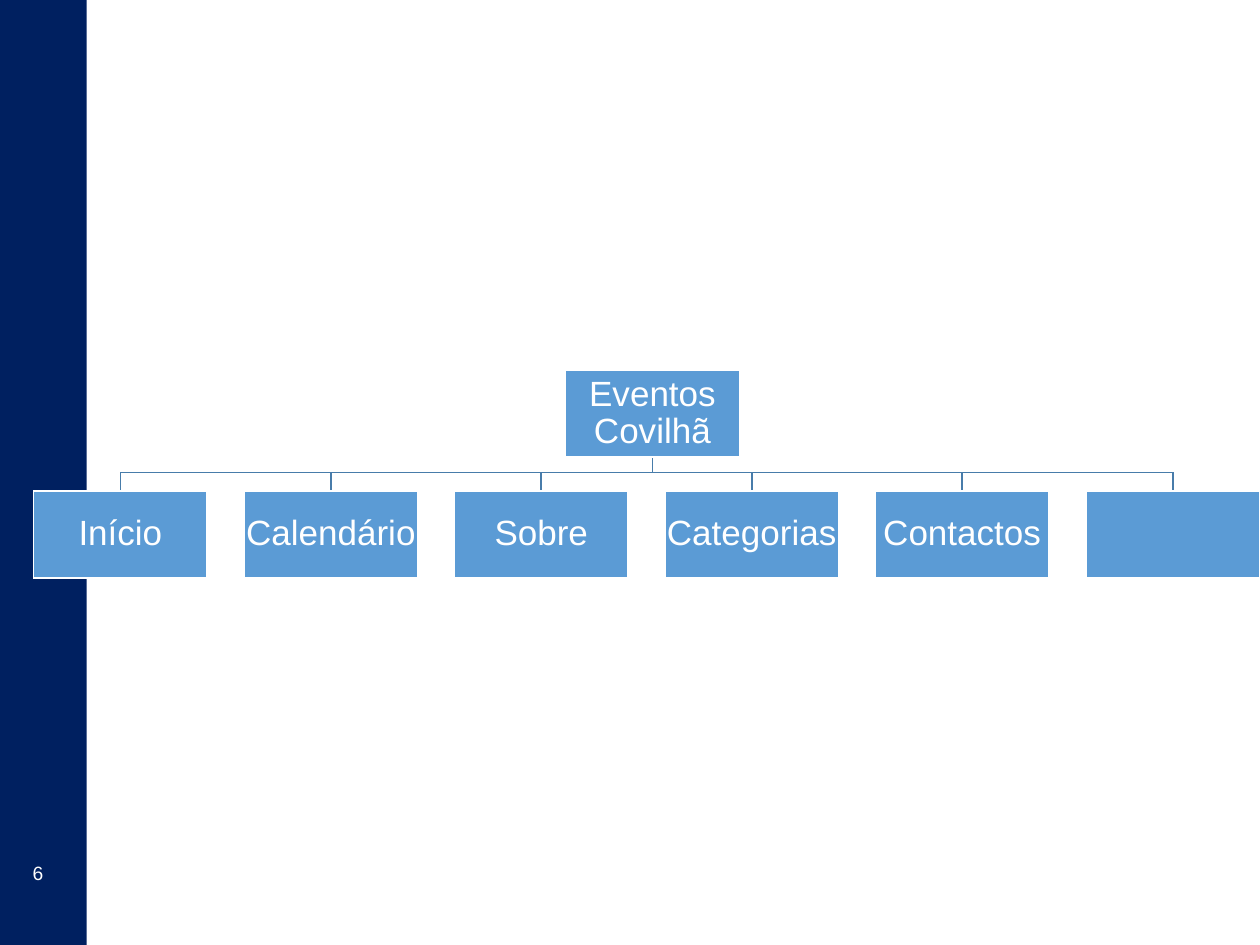
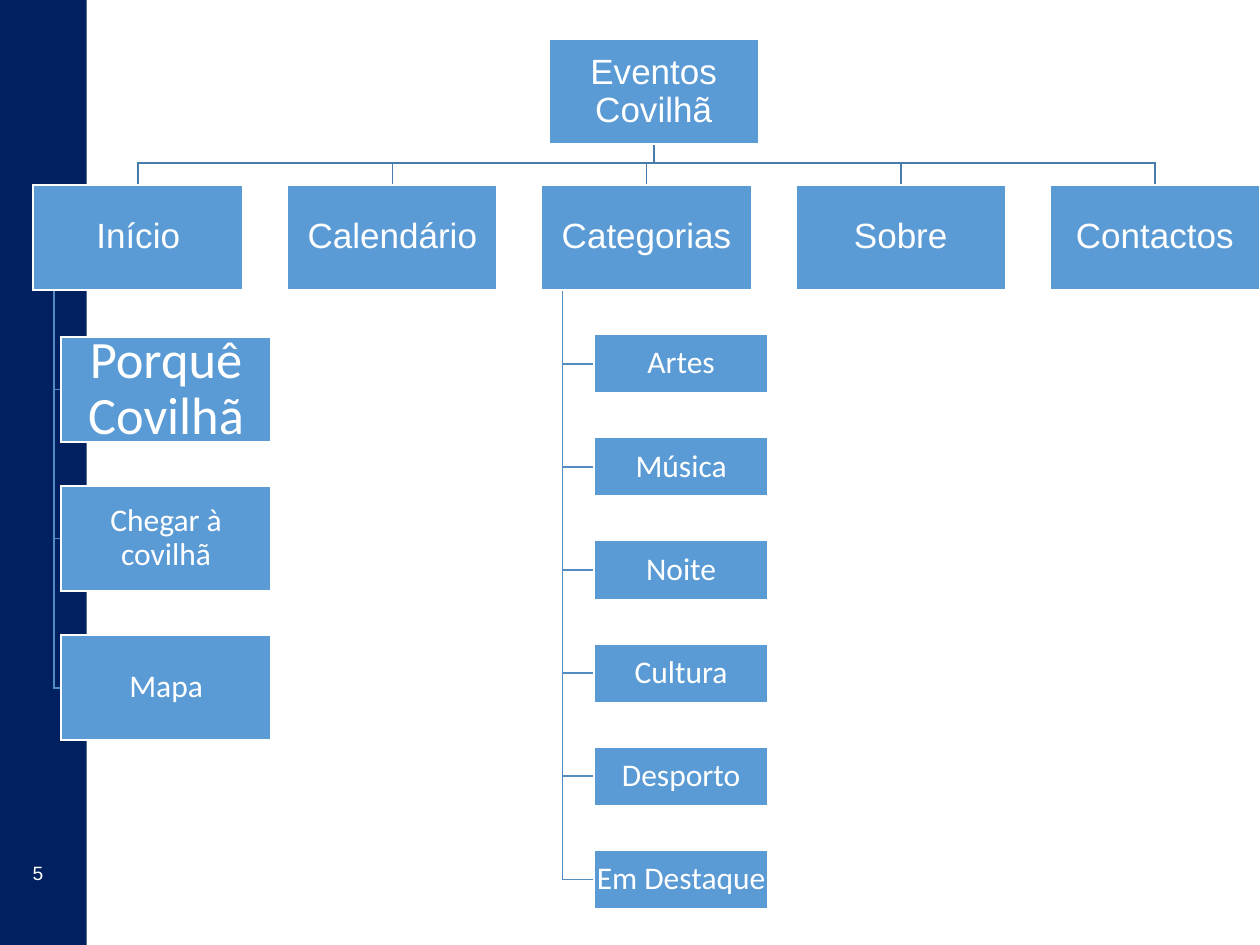
Before and after one commit to Gabulhas/CompWeb, a slide deck: slide 5 of UBI_CompWeb_2018_templates.pptx (slide 6 before the commit). Drawn at 1260x945 pixels with LibreOffice and Linux fonts; fonts in the diff are those of the drawing; background and template pictures are left out. Boxes give left, top, right and bottom in pixels: in the first picture for what was removed or moved away, otherwise in the second. Text is boxed around its words. In the diff, an @@ line names an element or a change of style, - is before the commit and + after.

```diff
--- a/UBI_CompWeb_2018_templates.pptx
+++ b/UBI_CompWeb_2018_templates.pptx
@@ text "Eventos Covilhã": place and size @@
-text "Eventos Covilhã" at <box>589,382,716,444</box>
+text "Eventos Covilhã" at <box>590,60,717,123</box>
@@ freeform shape: place and size @@
-freeform shape at <box>653,457,1173,491</box>
+freeform shape at <box>139,145,654,185</box>
@@ freeform shape: place and size @@
-freeform shape at <box>653,457,963,491</box>
+freeform shape at <box>392,145,653,185</box>
@@ freeform shape: place and size @@
-freeform shape at <box>121,457,653,491</box>
+freeform shape at <box>654,145,1155,185</box>
@@ text "Início": place and size @@
-text "Início" at <box>79,519,163,546</box>
+text "Início" at <box>96,222,180,249</box>
@@ text "Calendário": place and size @@
-text "Calendário" at <box>246,519,415,546</box>
+text "Calendário" at <box>308,222,477,249</box>
@@ text "Categorias": place and size @@
-text "Categorias" at <box>667,519,836,552</box>
+text "Categorias" at <box>562,222,731,255</box>
@@ text "Sobre": place and size @@
-text "Sobre" at <box>495,519,588,546</box>
+text "Sobre" at <box>854,222,947,249</box>
@@ text "Contactos": place and size @@
-text "Contactos" at <box>883,520,1041,546</box>
+text "Contactos" at <box>1076,223,1234,249</box>
@@ group added at <box>33,39,1260,894</box>: 11 freeform shapes, 9 texts, 8 rectangles @@
+Porquê Covilhã
+Chegar à covilhã
+Mapa
+Artes
+Música
+Noite
+Cultura
+Desporto
+Em Destaque
@@ rectangle: place and size @@
-rectangle at <box>566,370,740,457</box>
+rectangle at <box>593,334,767,393</box>
@@ rectangle: place and size @@
-rectangle at <box>455,490,629,577</box>
+rectangle at <box>593,437,767,496</box>
@@ freeform shape removed at <box>331,457,653,491</box> @@
@@ freeform shape removed at <box>542,457,653,491</box> @@
@@ freeform shape removed at <box>653,457,752,491</box> @@
@@ rectangle: place and size @@
-rectangle at <box>34,490,208,577</box>
+rectangle at <box>62,486,272,591</box>
@@ rectangle: place and size @@
-rectangle at <box>665,490,839,577</box>
+rectangle at <box>593,541,767,600</box>
@@ rectangle: place and size @@
-rectangle at <box>244,490,418,577</box>
+rectangle at <box>593,644,767,703</box>
@@ rectangle: place and size @@
-rectangle at <box>876,490,1050,577</box>
+rectangle at <box>593,747,767,806</box>
@@ page number at <box>33,866,44,880</box>: text changed @@
-6
+5
@@ rectangle: place and size @@
-rectangle at <box>1086,490,1260,577</box>
+rectangle at <box>593,850,767,910</box>
```
Also in this commit, not shown: 8 slides added, 1 other file.
